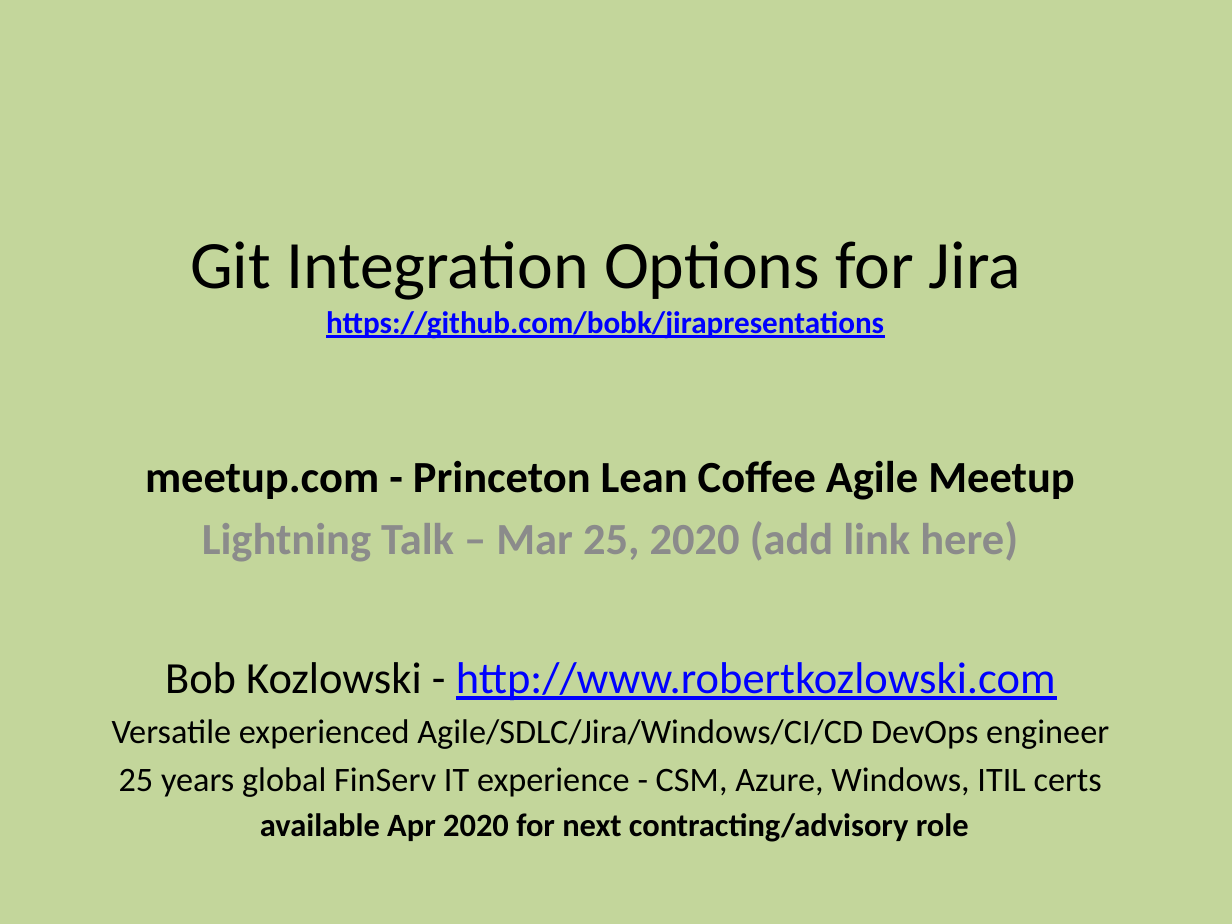
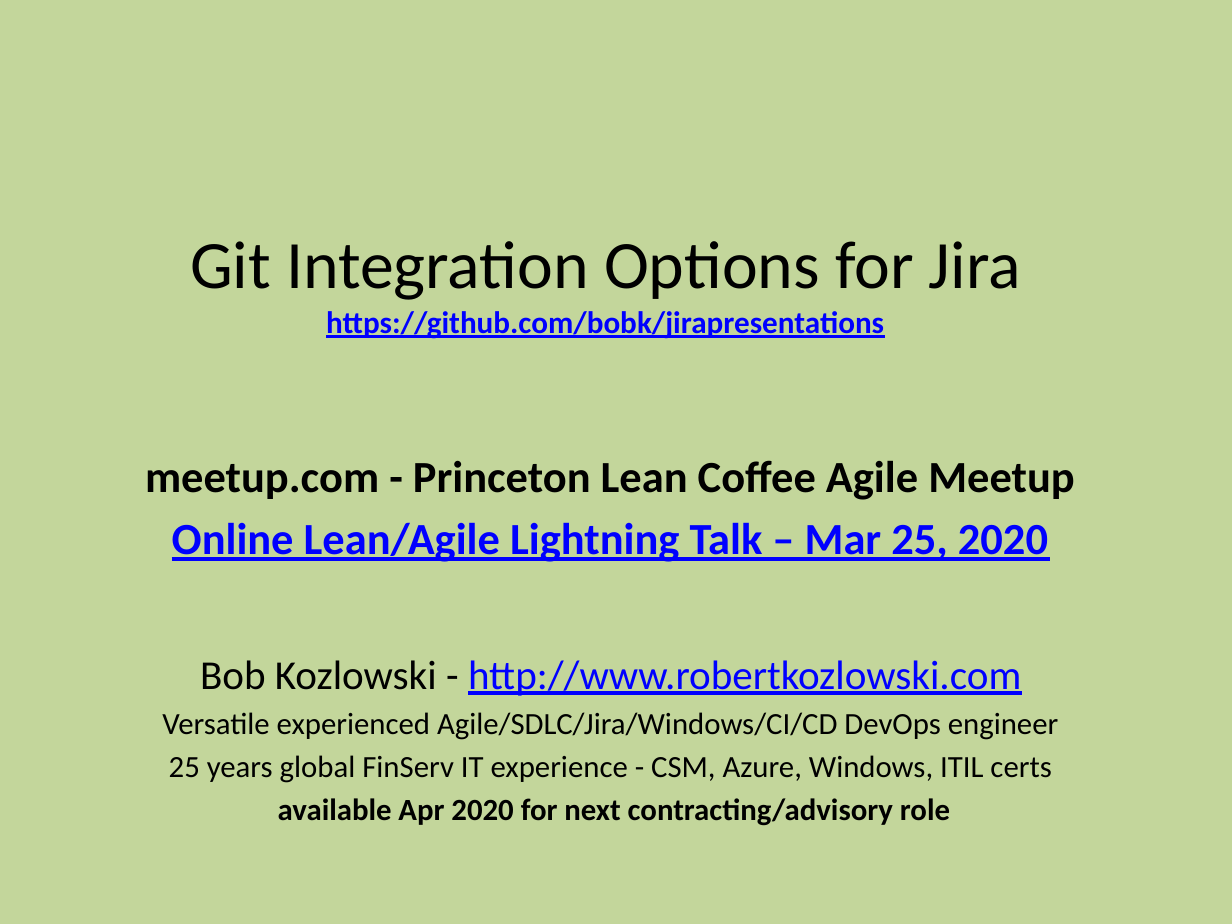
Before and after one commit to bobk/jirapresentations, a slide deck: slide 1 of Git Integration Options for Jira.pptx. Drawn at 1232x924 pixels with LibreOffice and Linux fonts; fonts in the diff are those of the drawing. Boxes give left, top, right and bottom in pixels: in the first picture for what was removed or moved away, otherwise in the second. Text is boxed around its words. In the diff, an @@ line names an element or a change of style, - is before the commit and + after.

```diff
--- a/Git Integration Options for Jira.pptx
+++ b/Git Integration Options for Jira.pptx
@@ subtitle at bbox=[172, 522, 1048, 562]: text changed; text colour #8C8C8C to #0000FF @@
-Lightning Talk – Mar 25, 2020 (add link here)
+Online Lean/Agile Lightning Talk – Mar 25, 2020
@@ subtitle at bbox=[162, 660, 1058, 826]: size 26 to 24 pt in "Bob Kozlowski - http://www.robertkozlowski.com"; size 20 to 18 pt in "Versatile experienced Agile/SDLC/Jira/Windows/CI/CD DevOps e ...", "25 years global FinServ IT experience - ..."; size 19 to 18 pt in "available Apr 2020 for next contracting/advisory role" @@
```
Also in this commit, not shown: 5 other slides changed, 1 slide added.
